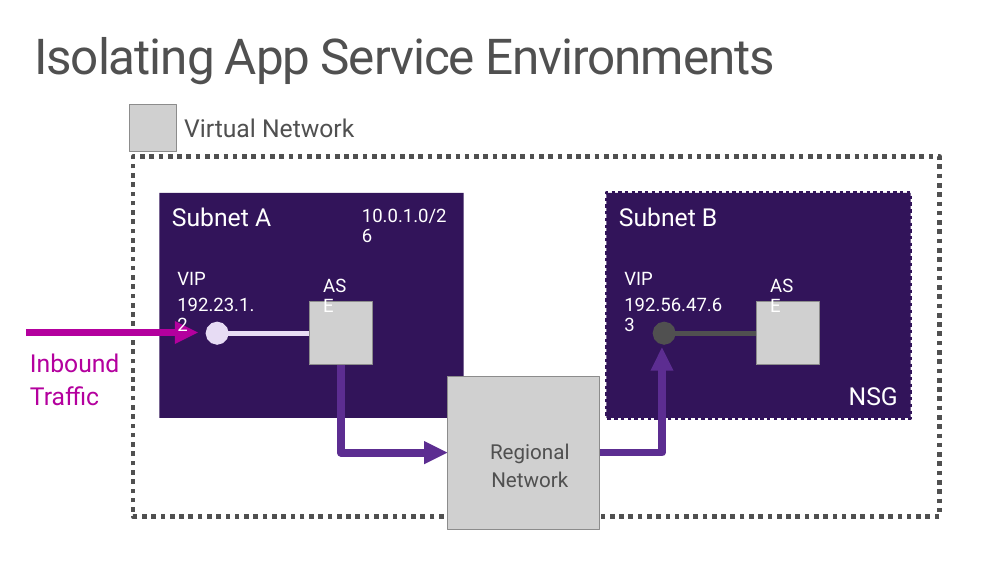
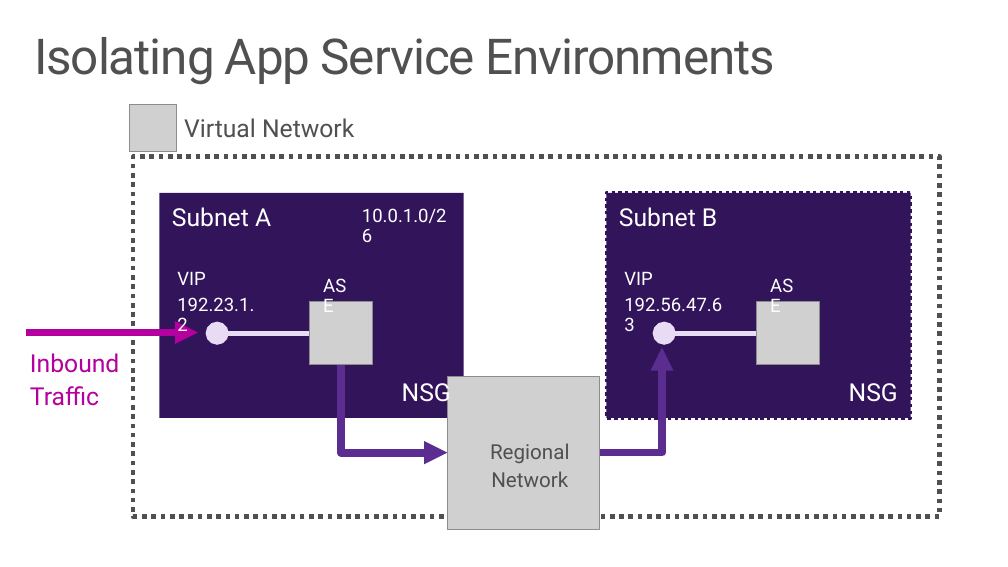
Before and after one commit to wely/DevCamp, a slide deck: slide 16 of Presentation/Module02-ModernCloudApps.pptx. Drawn at 1008x567 pixels with LibreOffice and Linux fonts; fonts in the diff are those of the drawing; grey boxes stand for pictures; background and template pictures are left out. Boxes give left, top, right and bottom in pixels: in the first picture for what was removed or moved away, otherwise in the second. Text is boxed around its words. In the diff, an @@ line names an element or a change of style, - is before the commit and + after.

```diff
--- a/Presentation/Module02-ModernCloudApps.pptx
+++ b/Presentation/Module02-ModernCloudApps.pptx
@@ arrow (756, 334) - (664, 334): stroke #505050 4.5 pt to #E7DCF4 4.5 pt @@
@@ text added at (x1=402, y1=379, x2=451, y2=408), 24 pt, text #FFFFFF @@
+NSG
@@ text "NSG" moved from (x1=849, y1=387, x2=898, y2=406) to (x1=849, y1=383, x2=898, y2=402) @@
```
Also in this commit, not shown: 6 other slides changed, 1 slide removed.
